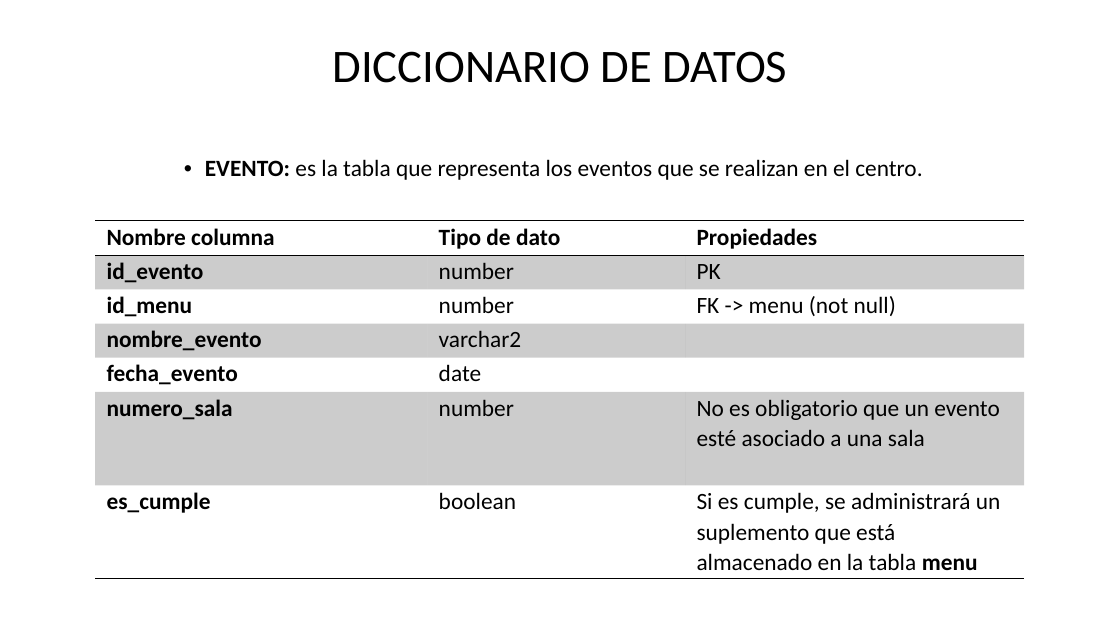
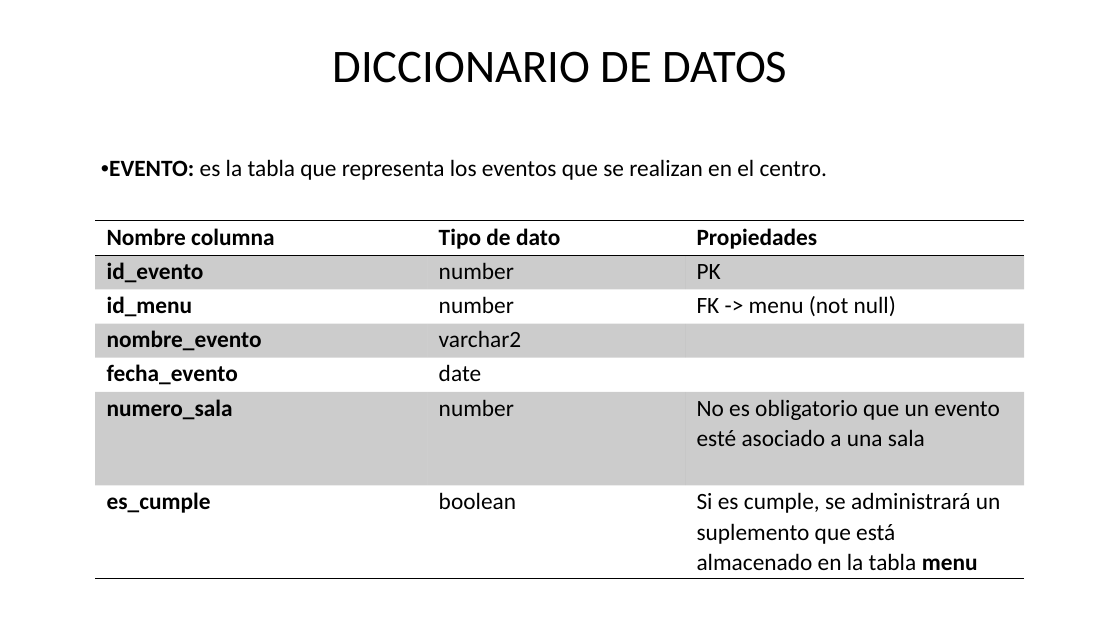
Before and after one commit to maraloeDev/Proyecto-de-Bases-de-Datos, a slide deck: slide 15 of Docs/Finales/Defensa proyecto intermodular.pptx. Drawn at 1120x630 pixels with LibreOffice and Linux fonts; fonts in the diff are those of the drawing. Boxes give left, top, right and bottom in pixels: in the first picture for what was removed or moved away, otherwise in the second. Text is boxed around its words. In the diff, an @@ line names an element or a change of style, - is before the commit and + after.

```diff
--- a/Docs/Finales/Defensa proyecto intermodular.pptx
+++ b/Docs/Finales/Defensa proyecto intermodular.pptx
@@ text "EVENTO: es la tabla que ..." at box(109, 159, 827, 180): alignment centre to left @@
```
Also in this commit, not shown: 13 other slides changed, 1 slide added, 5 other files.
